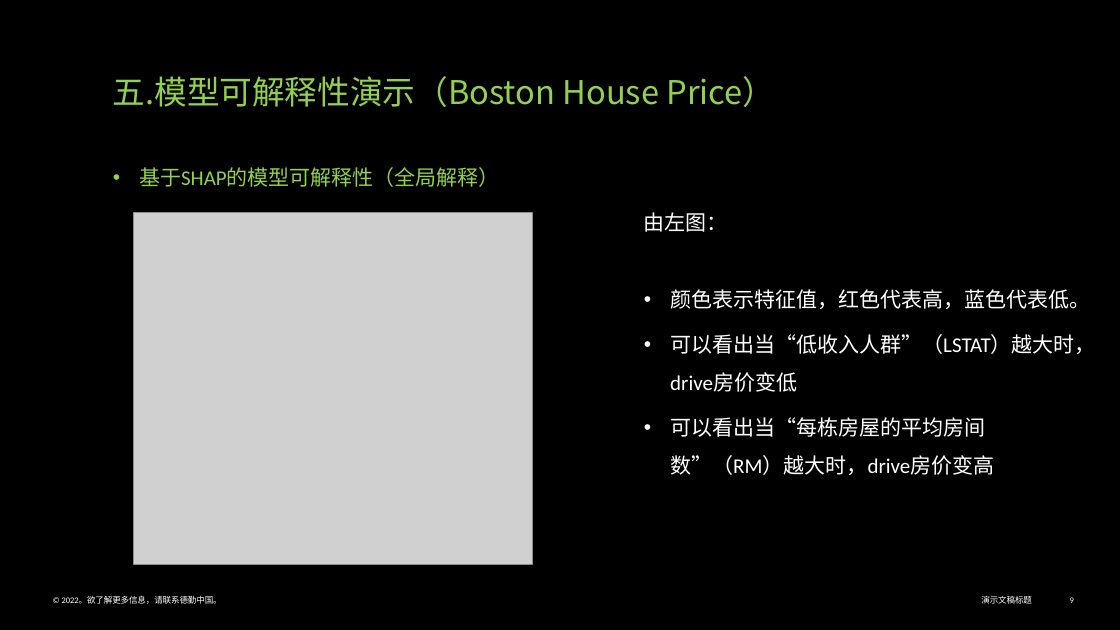
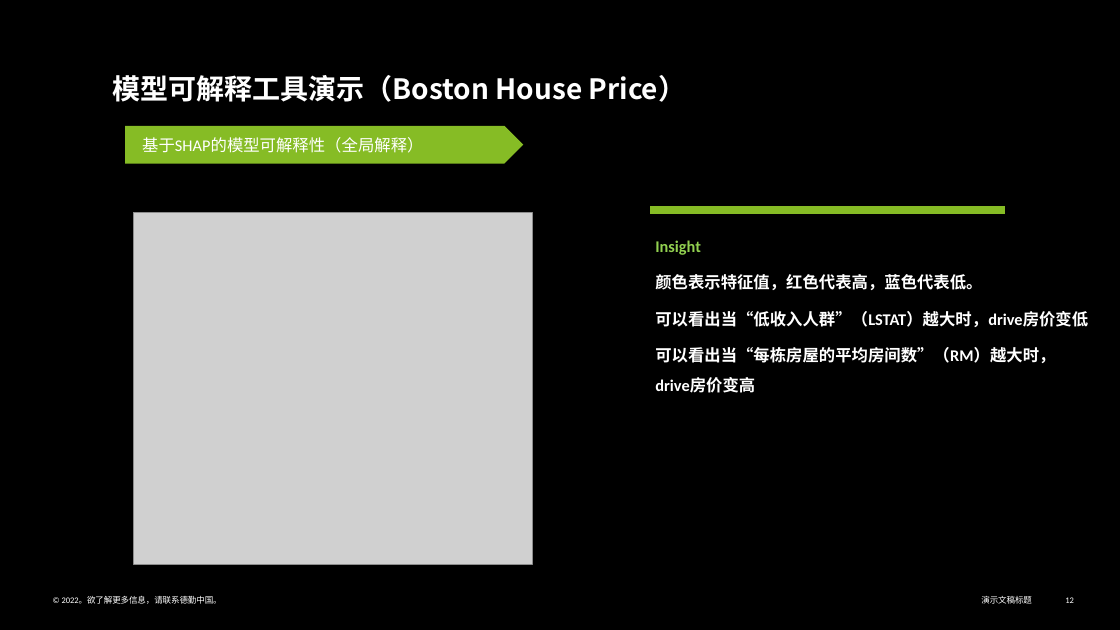
Before and after one commit to Vihagle/ML-Explaination, a slide deck: slide 12 of 模型可解释性.pptx (slide 9 before the commit). Drawn at 1120x630 pixels with LibreOffice and Linux fonts; fonts in the diff are those of the drawing; grey boxes stand for pictures. Boxes give left, top, right and bottom in pixels: in the first picture for what was removed or moved away, otherwise in the second. Text is boxed around its words. In the diff, an @@ line names an element or a change of style, - is before the commit and + after.

```diff
--- a/模型可解释性.pptx
+++ b/模型可解释性.pptx
@@ text at <box>113,75,687,102</box>: text changed; size 28 to 24 pt; text colour #92D050 to #FFFFFF; bold on @@
-五.模型可解释性演示（Boston House Price）
-• 基于SHAP的模型可解释性（全局解释）
+模型可解释工具演示（Boston House Price）
@@ pentagon arrow added at <box>125,126,523,164</box>, fill #86BC25, 14 pt, text #FFFFFF @@
+基于SHAP的模型可解释性（全局解释）
@@ math minus added at <box>586,194,1070,226</box>, fill #86BC25 @@
@@ text "Insight": place and size @@
-text "Insight" at <box>644,212,1096,475</box>
+text "Insight" at <box>655,240,1088,393</box>
@@ text at <box>655,240,701,255</box>: text changed; size 18 to 14 pt; text colour #FFFFFF to #92D050; bold on @@
-由左图：
+Insight
@@ text at <box>655,274,1088,393</box>: size 18 to 14 pt, bold on; bullet • to none @@
@@ page number at <box>1065,597,1074,603</box>: text changed @@
-9
+12
```
Also in this commit, not shown: 12 other slides changed, 5 slides added, 1 slide removed, 1 other file.
